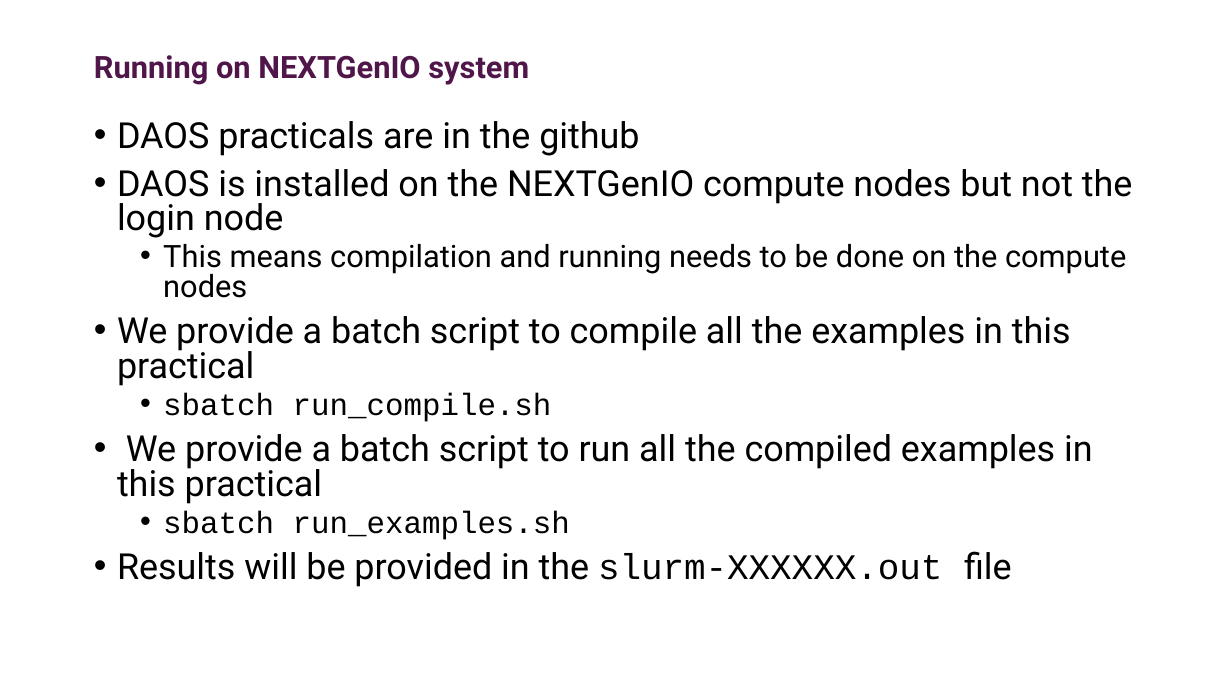
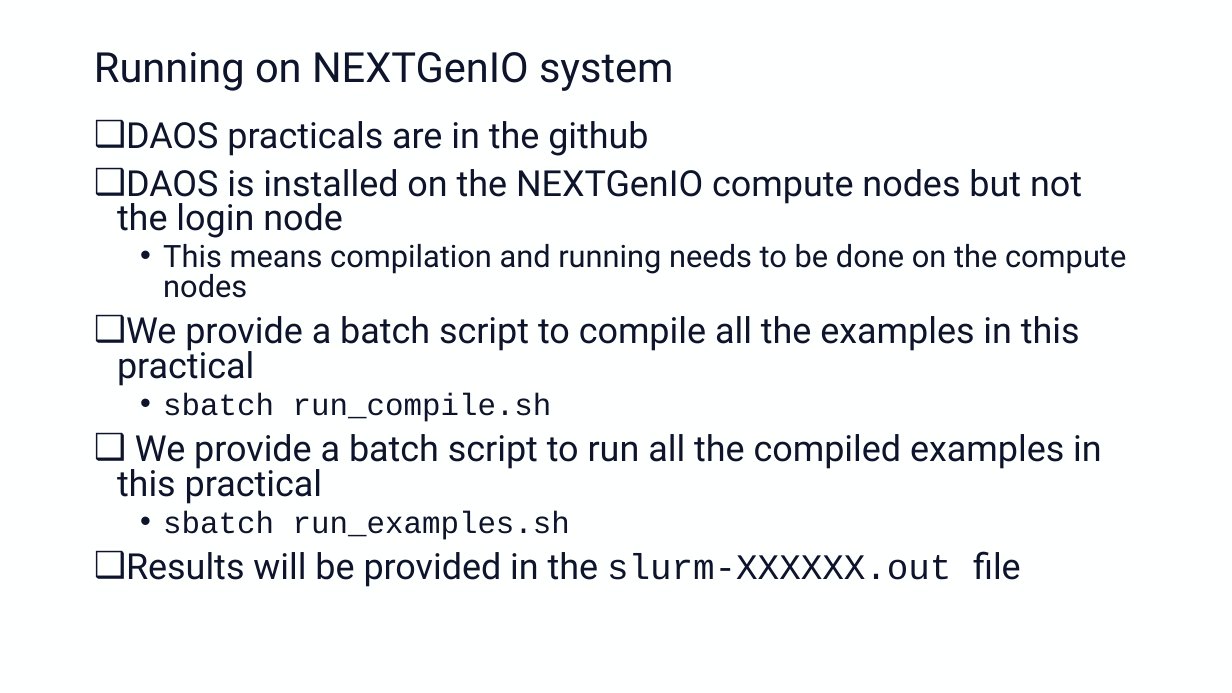
Before and after one commit to adrianjhpc/ObjectStoreTutorial, a slide deck: slide 2 of Exercises/DAOS/Handout/daos_hands_on.pptx. Drawn at 1232x693 pixels with LibreOffice and Linux fonts; fonts in the diff are those of the drawing; background and template pictures are left out. Boxes give left, top, right and bottom in pixels: in the first picture for what was removed or moved away, otherwise in the second. Text is boxed around its words. In the diff, an @@ line names an element or a change of style, - is before the commit and + after.

```diff
--- a/Exercises/DAOS/Handout/daos_hands_on.pptx
+++ b/Exercises/DAOS/Handout/daos_hands_on.pptx
@@ background picture (left out) to #FEFFFF @@
@@ title "Running on NEXTGenIO system" at (x1=94, y1=52, x2=674, y2=91): size 24 to 32.4 pt, text colour #50164A to #0D142B, bold off @@
@@ text "DAOS practicals are in the ..." at (x1=117, y1=121, x2=1126, y2=587): text colour #000000 to #0D142B; bullet • to ❑ @@
```
Also in this commit, not shown: 12 other slides changed, 1 slide removed, 2 other files.
